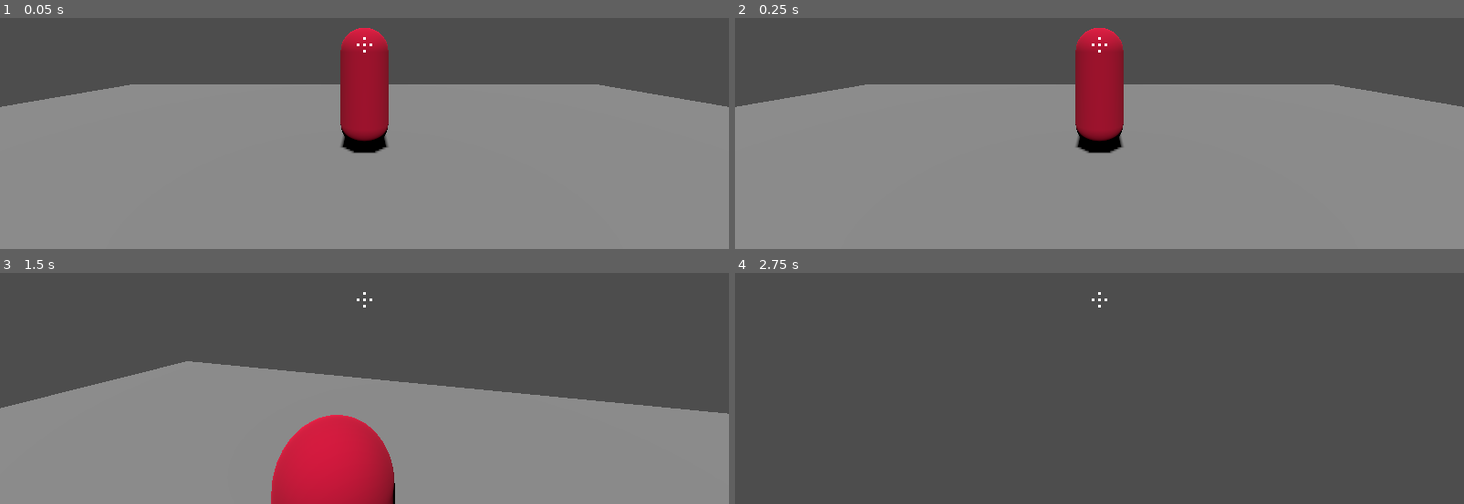
Above: before the commit, frames 1-4 (two rows, left to right).
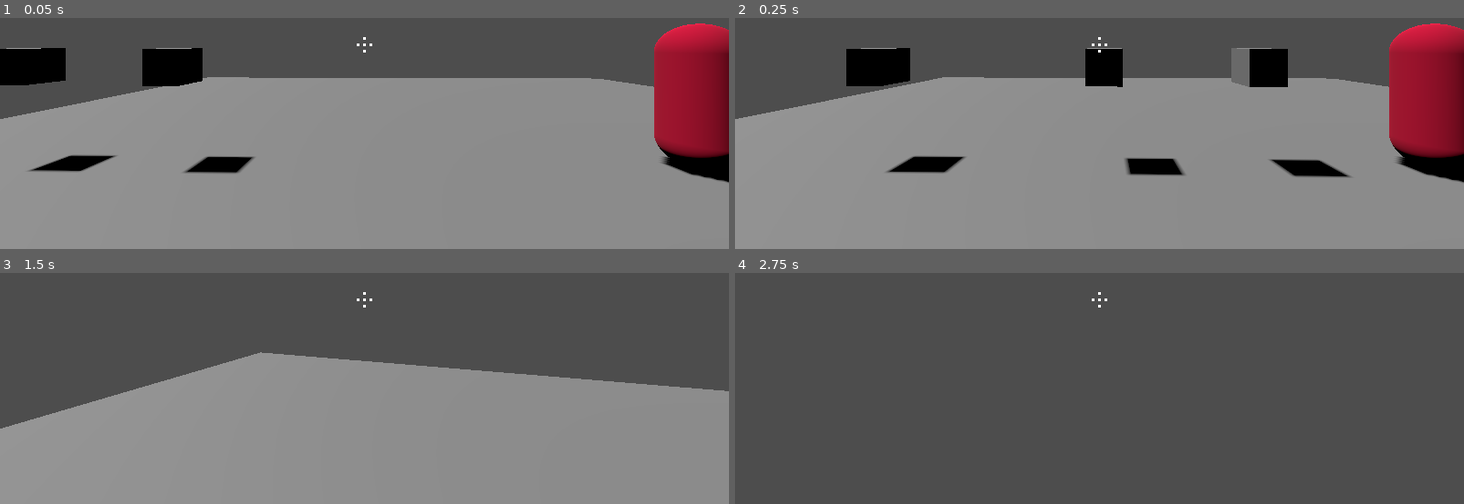
Above: after the commit, the same moments.

Repository: HarryLBonGithub/Harrys-Godot-Tools
Game: Godot game, scene res://Testing Rooms/testing_room_alpha.tscn
Two runs of this game, one before a commit and one after it. Both use one fixed random seed, a clock stepped at 60 frames per second and the inputs below. The project has no main scene, so this scene is started directly.
Inputs (mouse positions are in pixels of both pictures, inside the frame that each line leads up to):
- Up to frame 1 (0.05 s): no input
- Up to frame 2 (0.25 s): no input
- Up to frame 3 (1.5 s): move the mouse to (400, 298) at 0.52 s; hold Ctrl (crouch) 0.53-1.28 s; hold W (move_forward) from 0.53 s (still down); tap Space (jump) at 0.77 s; move the mouse to (328, 300) at 1.27 s; tap F (flashlight) at 1.35 s
- Up to frame 4 (2.75 s): keep holding W (move_forward); tap Space (jump) at 1.52 s; move the mouse to (1114, 293) at 2.02 s; tap E (interact) at 2.1 s

The runs differ from the first frame. In frame 1, 16% of the frame differs, in the area x 0-100%, y 2-72%; in frame 2, 16%; in frame 3, 13%; in frame 4, nothing differs.

Commit message:
add projectile
- created a generic projectile that launches from its creation point
- can create inherited scenes to make damaging projectiles

Diff:
--- /dev/null
+++ b/Projectile.gd
@@ -0,0 +1,10 @@
+extends "res://Props/Projectiles/projectile.gd"
+
+
+
+func _on_damage_box_area_entered(area):
+	queue_free()
+
+
+func _on_damage_box_body_entered(body):
+	queue_free()
--- /dev/null
+++ b/Props/Projectiles/Bullet Projectile/bullet_projectile.tscn
@@ -0,0 +1,38 @@
+[gd_scene load_steps=7 format=3 uid="uid://b2aexqm1egw0n"]
+
+[ext_resource type="PackedScene" uid="uid://c1h1nawfw1pbb" path="res://Props/Projectiles/projectile.tscn" id="1_lo61r"]
+[ext_resource type="Script" path="res://Projectile.gd" id="2_6bprs"]
+[ext_resource type="PackedScene" uid="uid://j2lecpaynqf8" path="res://Properties/Damage Box/damage_box.tscn" id="3_23pi6"]
+
+[sub_resource type="BoxShape3D" id="BoxShape3D_4jvod"]
+resource_local_to_scene = true
+size = Vector3(0.5, 0.5, 0.5)
+
+[sub_resource type="BoxMesh" id="BoxMesh_qcb3x"]
+size = Vector3(0.5, 0.5, 0.5)
+
+[sub_resource type="CapsuleShape3D" id="CapsuleShape3D_ajae5"]
+radius = 0.332077
+height = 1.17729
+
+[node name="BulletProjectile" instance=ExtResource("1_lo61r")]
+collision_layer = 0
+gravity_scale = 0.0
+script = ExtResource("2_6bprs")
+
+[node name="CollisionShape3D" parent="." index="0"]
+shape = SubResource("BoxShape3D_4jvod")
+
+[node name="MeshInstance3D" type="MeshInstance3D" parent="." index="2"]
+mesh = SubResource("BoxMesh_qcb3x")
+
+[node name="DamageBox" parent="." index="3" instance=ExtResource("3_23pi6")]
+
+[node name="DamageShape" parent="DamageBox" index="0"]
+transform = Transform3D(1, 0, 0, 0, 0.0195987, 0.999808, 0, -0.999808, 0.0195987, 0, 0, 0)
+shape = SubResource("CapsuleShape3D_ajae5")
+
+[connection signal="area_entered" from="DamageBox" to="." method="_on_damage_box_area_entered"]
+[connection signal="body_entered" from="DamageBox" to="." method="_on_damage_box_body_entered"]
+
+[editable path="DamageBox"]
--- /dev/null
+++ b/Props/Projectiles/projectile.gd
@@ -0,0 +1,9 @@
+extends RigidBody3D
+
+@export var speed = 25
+
+func _ready():
+	apply_impulse(-transform.basis.z * speed, transform.basis.z)
+
+func _on_lifetime_timeout():
+	queue_free()
--- /dev/null
+++ b/Props/Projectiles/projectile.tscn
@@ -0,0 +1,18 @@
+[gd_scene load_steps=3 format=3 uid="uid://c1h1nawfw1pbb"]
+
+[ext_resource type="Script" path="res://Props/Projectiles/projectile.gd" id="1_3qbe2"]
+
+[sub_resource type="BoxShape3D" id="BoxShape3D_l3ow5"]
+resource_local_to_scene = true
+size = Vector3(0.5, 0.5, 0.5)
+
+[node name="Projectile" type="RigidBody3D"]
+script = ExtResource("1_3qbe2")
+
+[node name="CollisionShape3D" type="CollisionShape3D" parent="."]
+shape = SubResource("BoxShape3D_l3ow5")
+
+[node name="Lifetime" type="Timer" parent="."]
+autostart = true
+
+[connection signal="timeout" from="Lifetime" to="." method="_on_lifetime_timeout"]
--- a/Testing Rooms/testing_room_alpha.tscn
+++ b/Testing Rooms/testing_room_alpha.tscn
@@ -1,6 +1,7 @@
-[gd_scene load_steps=6 format=3 uid="uid://cwpk3o2hdiphh"]
+[gd_scene load_steps=7 format=3 uid="uid://cwpk3o2hdiphh"]
 
 [ext_resource type="Script" path="res://Testing Rooms/testing_rooms.gd" id="1_lvbwn"]
+[ext_resource type="PackedScene" uid="uid://b2aexqm1egw0n" path="res://Props/Projectiles/Bullet Projectile/bullet_projectile.tscn" id="4_1wqon"]
 [ext_resource type="PackedScene" uid="uid://dtg5r0ox5x83s" path="res://Characters/Dummy/dummy.tscn" id="4_jhemo"]
 [ext_resource type="PackedScene" uid="uid://baqs2t4p5a58i" path="res://Character Controllers/fps_character_controller_extended.tscn" id="4_yfru2"]
 
@@ -29,4 +30,13 @@
 transform = Transform3D(1, 0, 0, 0, 1, 0, 0, 0, 1, 0, 1.5, -2.95903)
 
 [node name="FPSCharacterController" parent="." instance=ExtResource("4_yfru2")]
-transform = Transform3D(1, 0, 0, 0, 1, 0, 0, 0, 1, 0, 1.5, 1.52736)
+transform = Transform3D(-0.0214834, 0, 0.999769, 0, 1, 0, -0.999769, 0, -0.0214834, 3.76567, 1.5, 1.52736)
+
+[node name="BulletProjectile" parent="." instance=ExtResource("4_1wqon")]
+transform = Transform3D(1, 0, 0, 0, 1, 0, 0, 0, 1, 0, 1.90789, 5.1637)
+
+[node name="BulletProjectile2" parent="." instance=ExtResource("4_1wqon")]
+transform = Transform3D(1, 0, 0, 0, 1, 0, 0, 0, 1, 0, 1.90789, 7.30258)
+
+[node name="BulletProjectile3" parent="." instance=ExtResource("4_1wqon")]
+transform = Transform3D(1, 0, 0, 0, 1, 0, 0, 0, 1, 0, 1.90789, 10.5211)
--- a/project.godot
+++ b/project.godot
@@ -70,7 +70,3 @@
 [layer_names]
 
 3d_physics/layer_1="Physical Boundries"
-
-[rendering]
-
-renderer/rendering_method="gl_compatibility"
